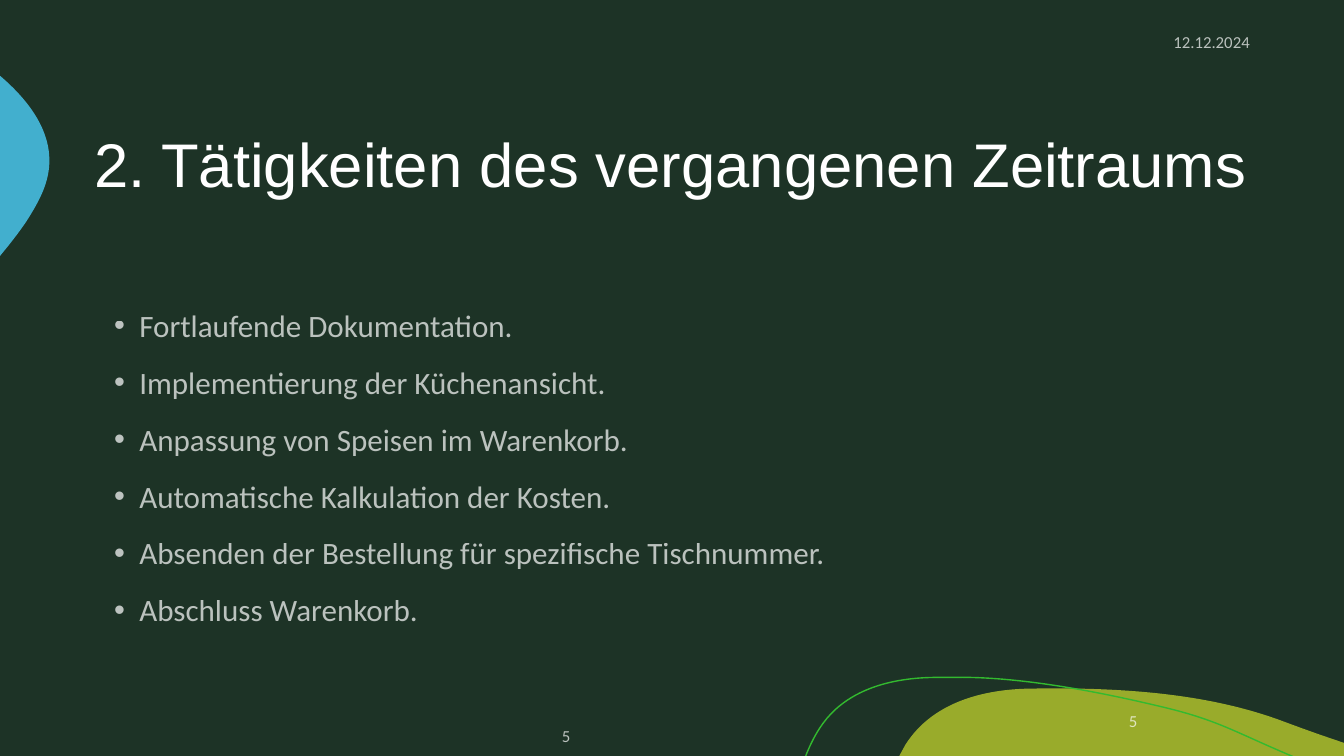
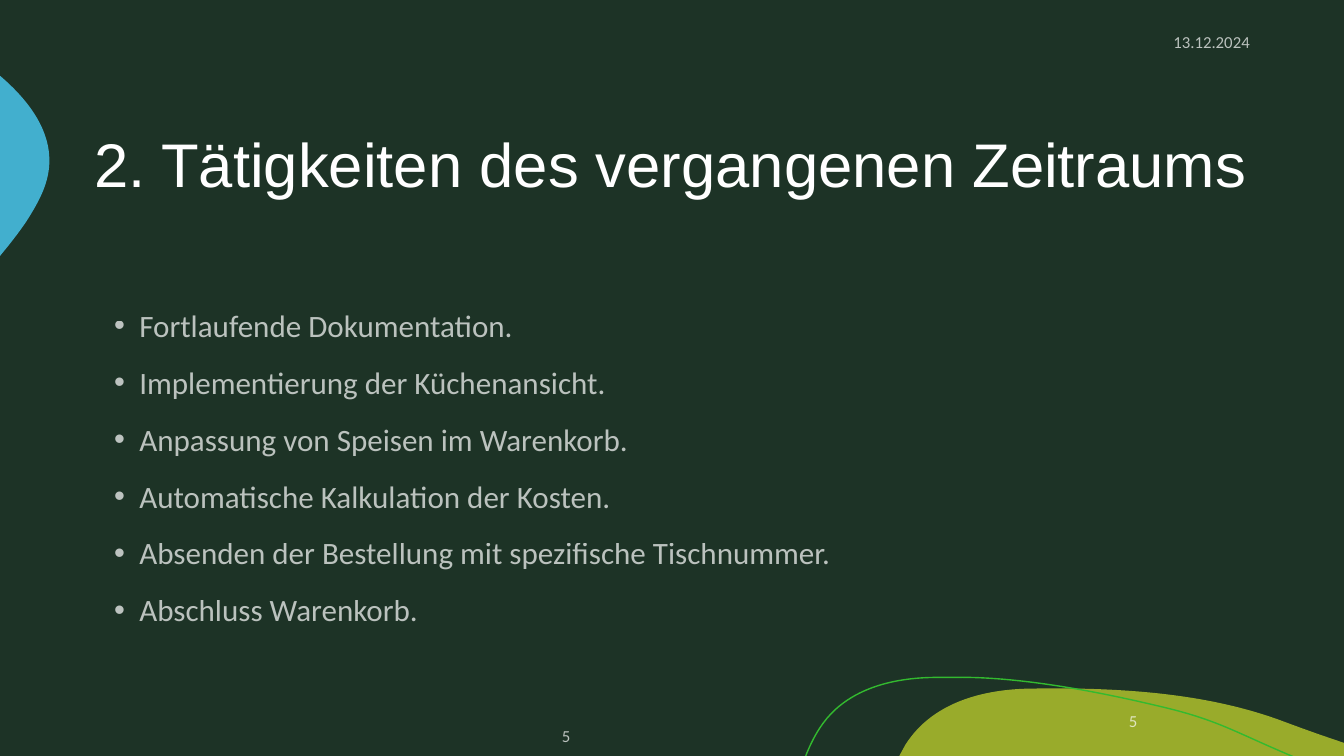
Before and after one commit to zIExpantion/ZumGelbenBach, a slide deck: slide 5 of Dokumente/Sprint-Backlog/Sprint-Backlog2.pptx. Drawn at 1344x756 pixels with LibreOffice and Linux fonts; fonts in the diff are those of the drawing; background and template pictures are left out. Boxes give left, top, right and bottom in pixels: in the first picture for what was removed or moved away, otherwise in the second. Text is boxed around its words. In the diff, an @@ line names an element or a change of style, - is before the commit and + after.

```diff
--- a/Dokumente/Sprint-Backlog/Sprint-Backlog2.pptx
+++ b/Dokumente/Sprint-Backlog/Sprint-Backlog2.pptx
@@ text at (x1=1173, y1=37, x2=1249, y2=48): text changed @@
-12.12.2024
+13.12.2024
@@ text at (x1=139, y1=543, x2=830, y2=570): text changed @@
-• Absenden der Bestellung für spezifische Tischnummer.
+• Absenden der Bestellung mit spezifische Tischnummer.
```
Also in this commit, not shown: 14 other slides changed, 1 other file.
